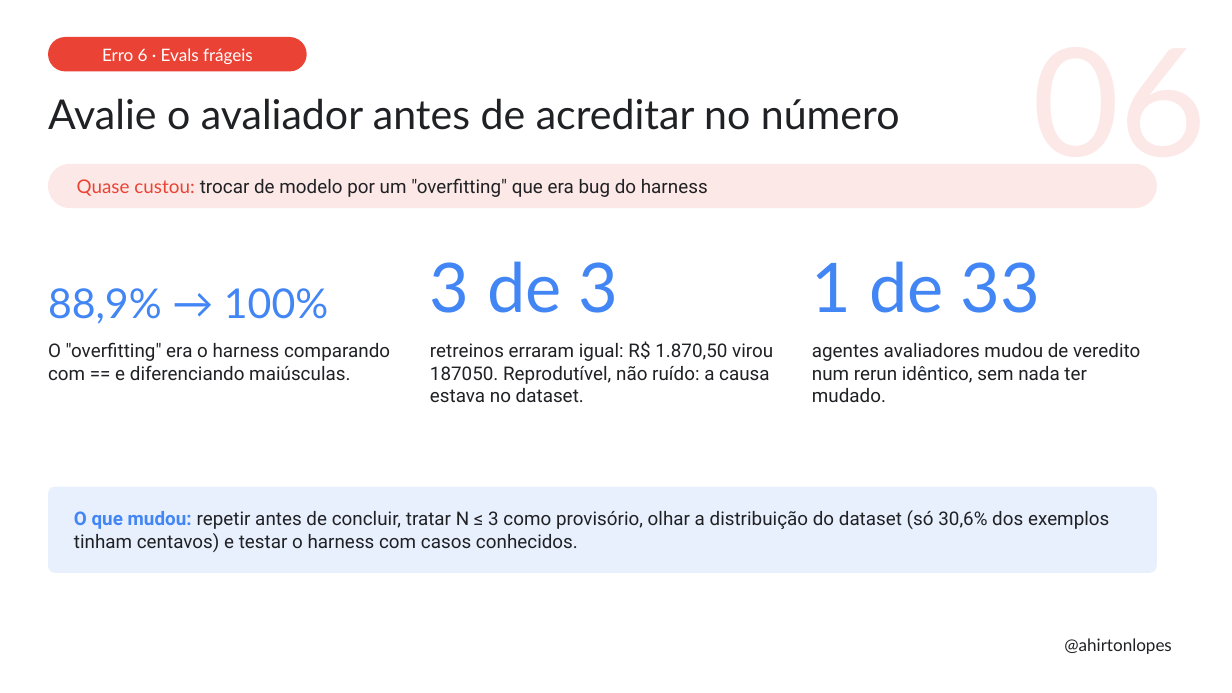
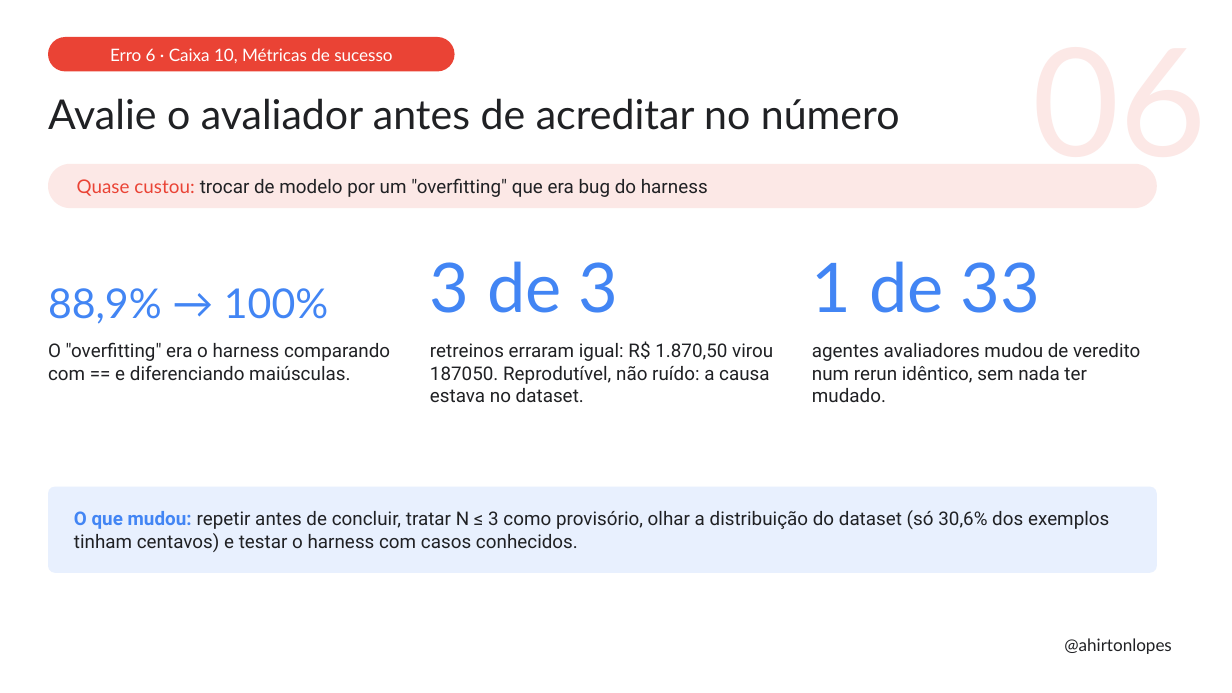
Before and after one commit to ahirtonlopes/alem-dos-loops, a slide deck: slide 15 of Palestra_Ahirton_AlemDosLoops.pptx (slide 14 before the commit). Drawn at 1232x693 pixels with LibreOffice and Linux fonts; fonts in the diff are those of the drawing. Boxes give left, top, right and bottom in pixels: in the first picture for what was removed or moved away, otherwise in the second. Text is boxed around its words. In the diff, an @@ line names an element or a change of style, - is before the commit and + after.

Commit message:
Canvas de arquitetura no case, erros mapeados nas caixas do canvas

```diff
--- a/Palestra_Ahirton_AlemDosLoops.pptx
+++ b/Palestra_Ahirton_AlemDosLoops.pptx
@@ rounded rectangle "Erro 6 · Caixa 10, ..." resized from (x1=48, y1=37, x2=307, y2=71) to (x1=48, y1=37, x2=455, y2=71) @@
@@ text in rounded rectangle at (x1=110, y1=48, x2=392, y2=63): text changed @@
-Erro 6 · Evals frágeis
+Erro 6 · Caixa 10, Métricas de sucesso
```
Also in this commit, not shown: 7 other slides changed, 1 slide added, 2 other files.
